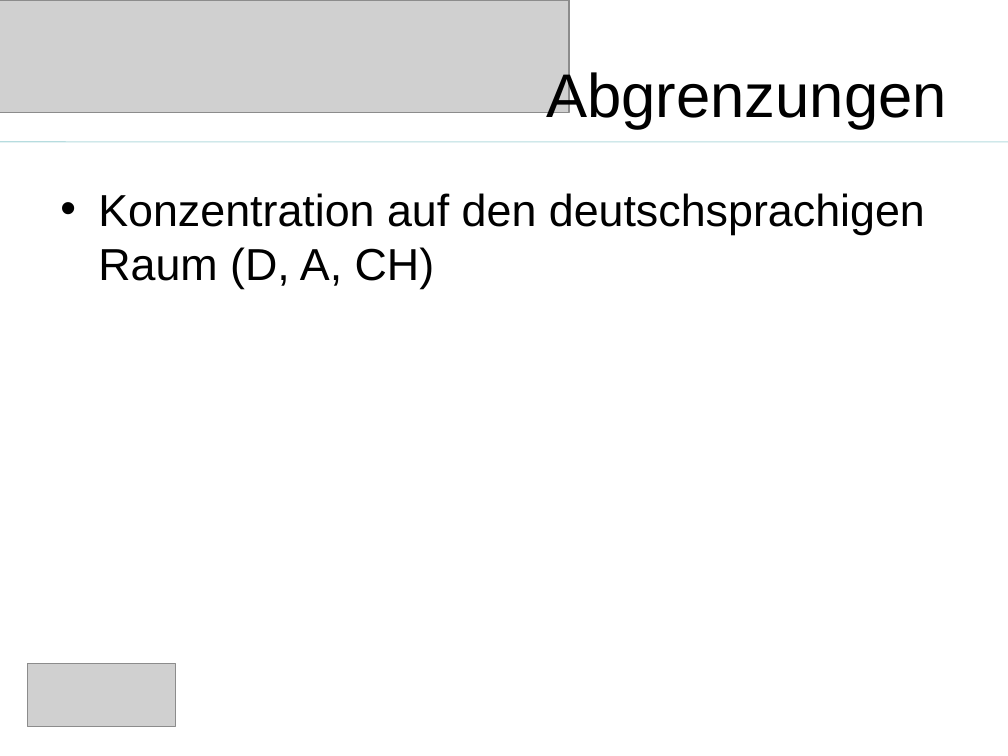
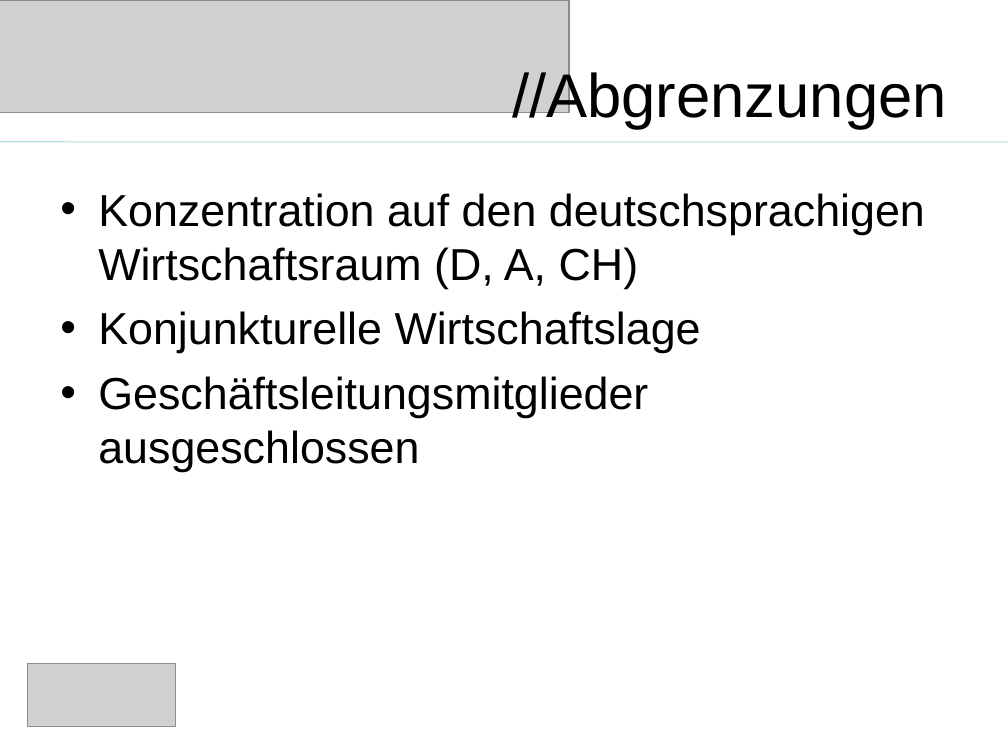
Before and after one commit to saw303/masterstudy, a slide deck: slide 17 of disposition/Präsentation.ppt (slide 13 before the commit). Drawn at 1008x756 pixels with LibreOffice and Linux fonts; fonts in the diff are those of the drawing; grey boxes stand for pictures. Boxes give left, top, right and bottom in pixels: in the first picture for what was removed or moved away, otherwise in the second. Text is boxed around its words. In the diff, an @@ line names an element or a change of style, - is before the commit and + after.

Commit message:
Ready for presentation

```diff
--- a/disposition/Präsentation.ppt
+++ b/disposition/Präsentation.ppt
@@ title at (512,68,947,129): text changed @@
-Abgrenzungen
+//Abgrenzungen
@@ text at (98,193,925,472): text changed @@
-• Konzentration auf den deutschsprachigen Raum (D, A, CH)
+• Konzentration auf den deutschsprachigen Wirtschaftsraum (D, A, CH)
+• Konjunkturelle Wirtschaftslage
+• Geschäftsleitungsmitglieder ausgeschlossen
```
Also in this commit, not shown: 9 other slides changed, 8 slides added, 5 slides removed, 1 other file.
